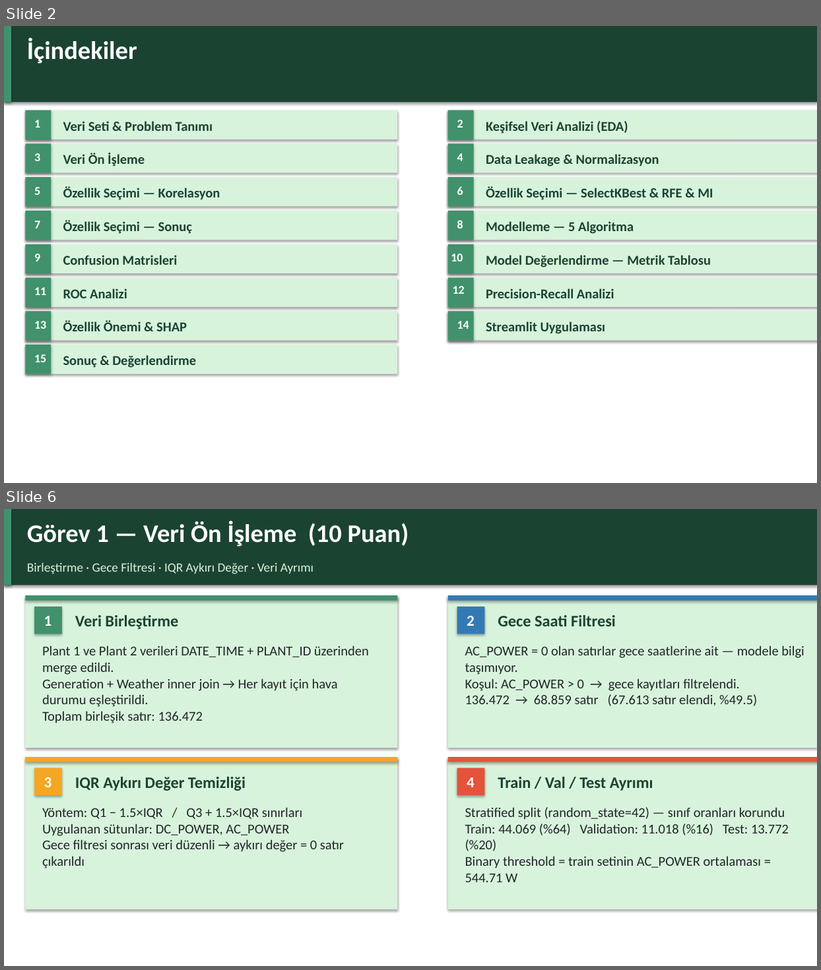
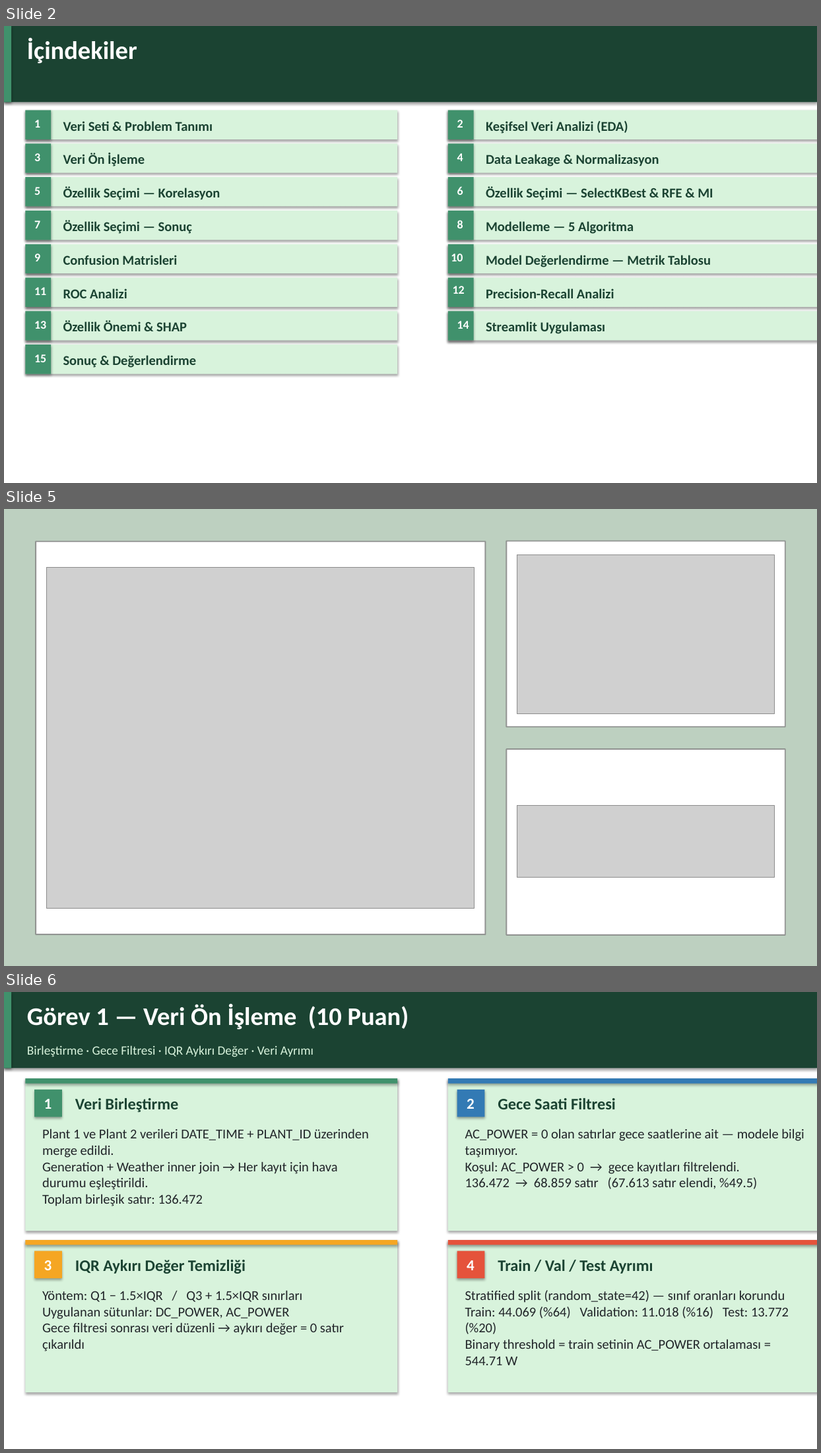
Before and after one commit to busraddmr/BIM322-Solar-Power-Prediction, a slide deck: BusraDemir_NazeninTatar_BIM322_Sunum.pptx. Shown one above the other, each under a label of ours: slides 2 and 6 before the commit, slides 2, 5 and 6 after it; the slides between them are not shown. The pictures are 821x970 and 821x1453 pixels, drawn with LibreOffice and Linux fonts; fonts in the diff are those of the drawing; grey boxes stand for pictures. Boxes give left, top, right and bottom in pixels: in the first picture for what was removed or moved away, otherwise in the second. Text is boxed around its words. In the diff, an @@ line names an element or a change of style, - is before the commit and + after.

```diff
--- a/BusraDemir_NazeninTatar_BIM322_Sunum.pptx
+++ b/BusraDemir_NazeninTatar_BIM322_Sunum.pptx
@@ slide 5 added at (4,509,817,966), background #FFFFFF @@
@@ rectangle added at (4,509,817,966), fill #D8F3DC @@
@@ rectangle added at (4,509,817,966), fill #808080 at 30% opacity @@
@@ rectangle added at (36,541,485,935), fill #FFFFFF, outline #808080 1.5 pt @@
@@ rectangle added at (507,541,785,727), fill #FFFFFF, outline #808080 1.5 pt @@
@@ picture added at (47,568,475,908) @@
@@ picture added at (517,555,774,714) @@
@@ rectangle added at (507,749,785,935), fill #FFFFFF, outline #808080 1.5 pt @@
@@ picture added at (517,805,774,877) @@
```
Also in this commit, not shown: 2 slides changed, 1 slide removed.
